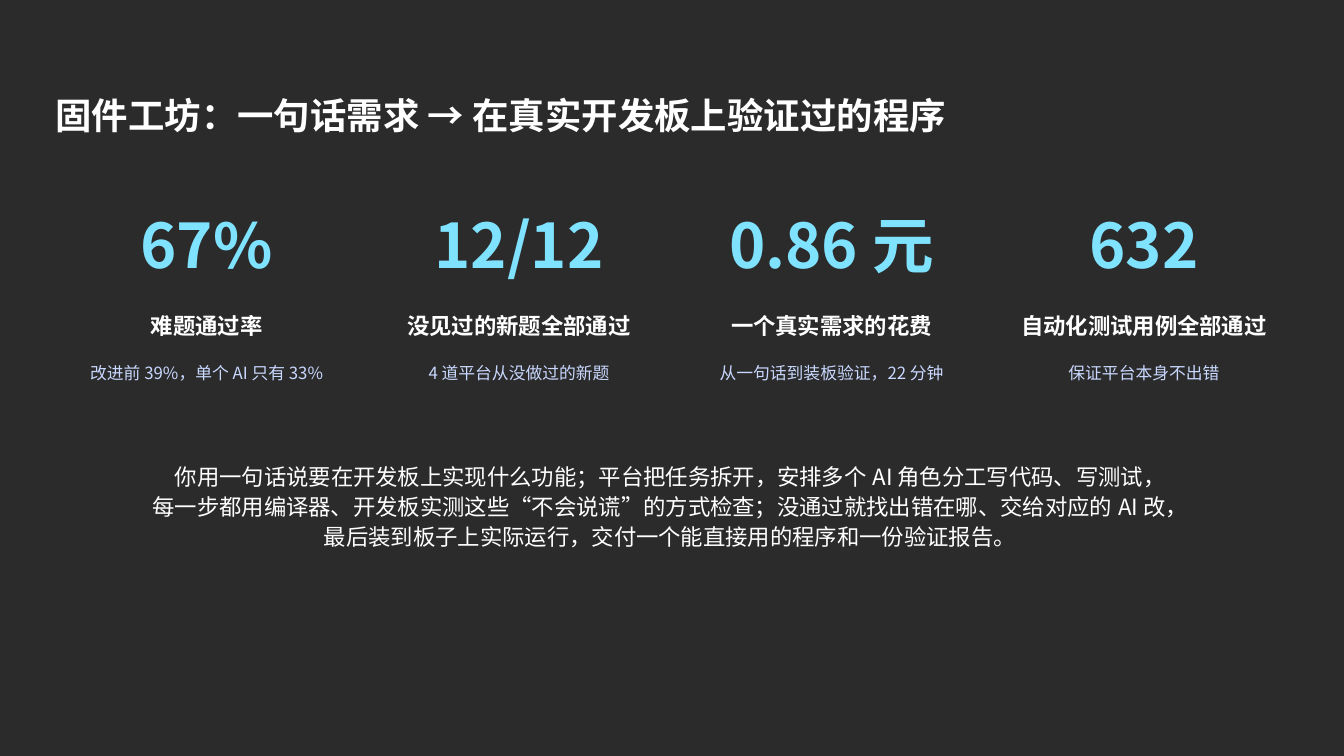
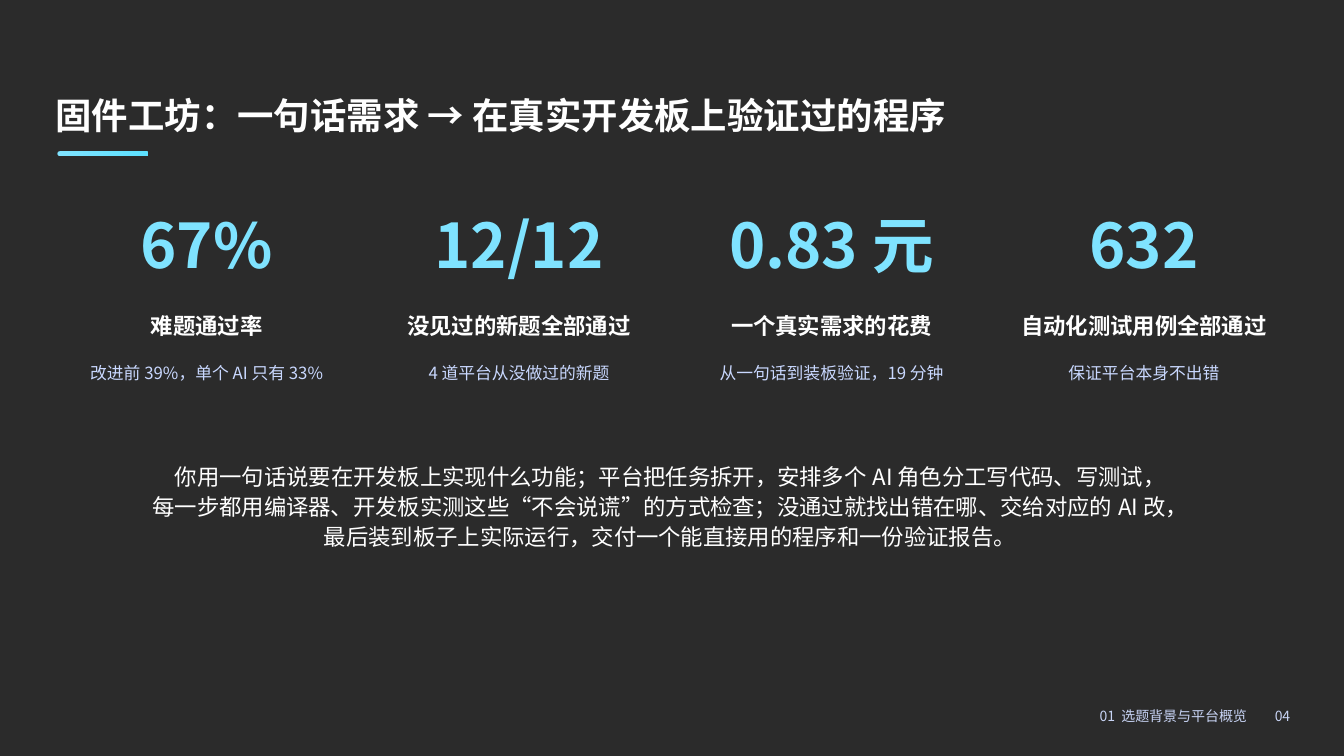
Before and after one commit to z-xxkk/firmforge, a slide deck: slide 4 of submission/方案讲解.pptx. Drawn at 1344x756 pixels with LibreOffice and Linux fonts; fonts in the diff are those of the drawing; background and template pictures are left out; a plain dark background stands for a picture behind light text. Boxes give left, top, right and bottom in pixels: in the first picture for what was removed or moved away, otherwise in the second. Text is boxed around its words. In the diff, an @@ line names an element or a change of style, - is before the commit and + after.

```diff
--- a/submission/方案讲解.pptx
+++ b/submission/方案讲解.pptx
@@ rounded rectangle added at (x1=57, y1=151, x2=148, y2=156), fill gradient #7FE3FF to #5CE1FF @@
@@ text at (x1=729, y1=220, x2=934, y2=273): text changed @@
-0.86 元
+0.83 元
@@ text at (x1=720, y1=365, x2=944, y2=381): text changed @@
-从一句话到装板验证，22 分钟
+从一句话到装板验证，19 分钟
@@ text added at (x1=1100, y1=709, x2=1291, y2=722), 10 pt, text #C8D4F5 @@
+01 选题背景与平台概览 04
```
Also in this commit, not shown: 14 other slides changed, 27 other files.
